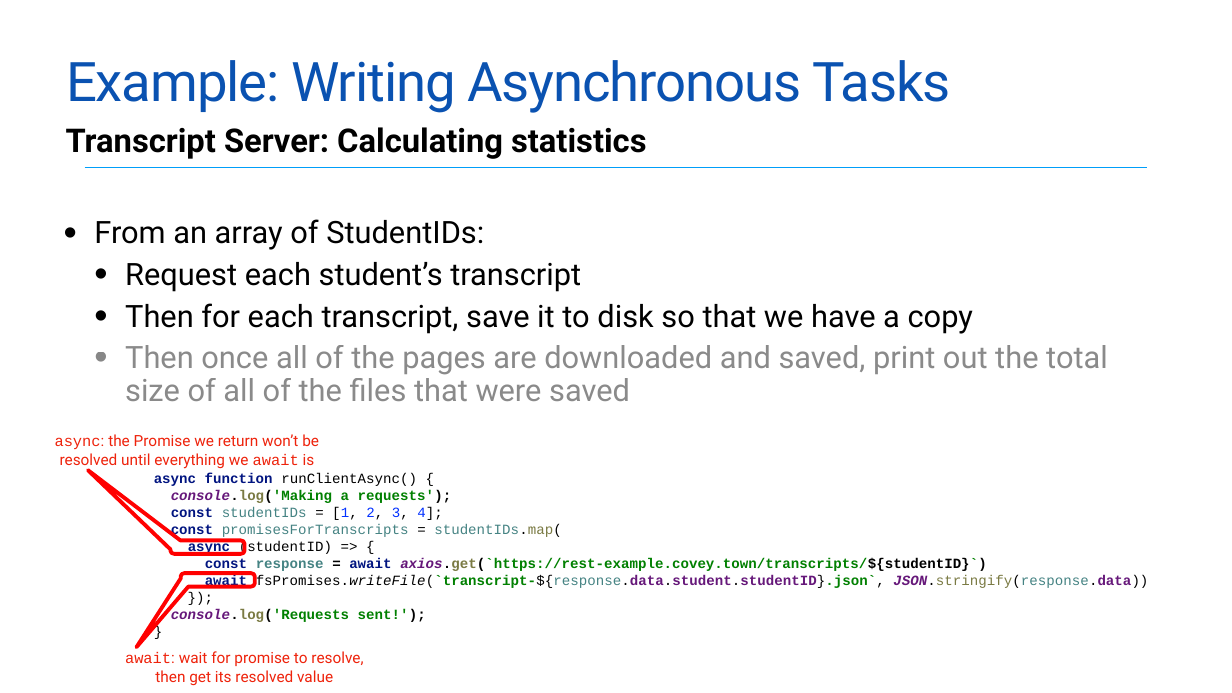
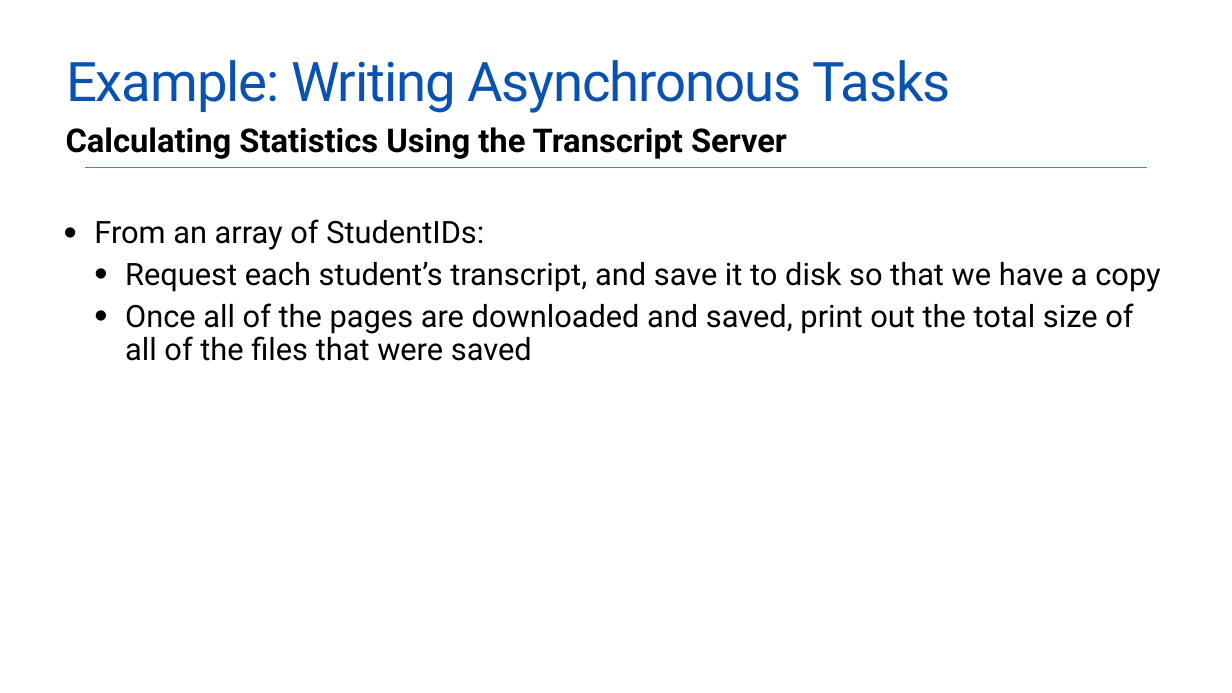
Before and after one commit to neu-se/CS4530-Spring-2022, a slide deck: slide 15 of Slides/Lesson 4.2 Asynchronous Programming.pptx (slide 17 before the commit). Drawn at 1232x693 pixels with LibreOffice and Linux fonts; fonts in the diff are those of the drawing. Boxes give left, top, right and bottom in pixels: in the first picture for what was removed or moved away, otherwise in the second. Text is boxed around its words. In the diff, an @@ line names an element or a change of style, - is before the commit and + after.

Commit message:
revised L4.2 examples (#17)

```diff
--- a/Slides/Lesson 4.2 Asynchronous Programming.pptx
+++ b/Slides/Lesson 4.2 Asynchronous Programming.pptx
@@ text at [66,127,787,159]: text changed @@
-Transcript Server: Calculating statistics
+Calculating Statistics Using the Transcript Server
@@ text at [125,262,1160,361]: text changed; text colour #000000 at 46% opacity to #000000 @@
-  • Request each student’s transcript
-  • Then for each transcript, save it to disk so that we have a copy
-  • Then once all of the pages are downloaded and saved, print out the total size of all of the files that were saved
+  • Request each student’s transcript, and save it to disk so that we have a copy
+  • Once all of the pages are downloaded and saved, print out the total size of all of the files that were saved
@@ free removed at [27,429,347,471] @@
-async: the Promise we return won’t be resolved until everything we await is
@@ freeform shape removed at [89,470,245,554] @@
@@ text removed at [154,473,1148,622] @@
-async function runClientAsync() {
-console.log('Making a requests');
-const studentIDs = [1, 2, 3, 4];
-const promisesForTranscripts = studentIDs.map(
-async (studentID) => {
-const response = await axios.get(`https://rest-example.covey.town/transcripts/${studentID}`)
-await fsPromises.writeFile(`transcript-${response.data.student.studentID}.json`, JSON.stringify(response.data))
-});
-console.log('Requests sent!');
-}
@@ freeform shape removed at [137,573,255,647] @@
@@ free removed at [106,646,384,689] @@
-await: wait for promise to resolve, then get its resolved value
```
Also in this commit, not shown: 5 other slides changed, 5 slides added, 3 slides removed, 2 other files.
